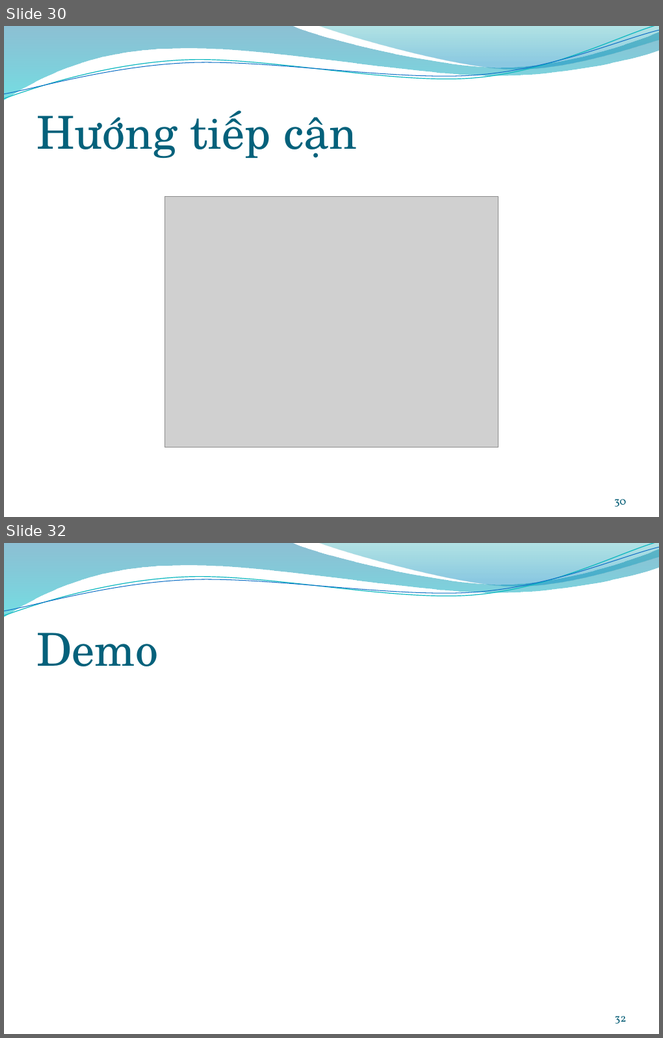
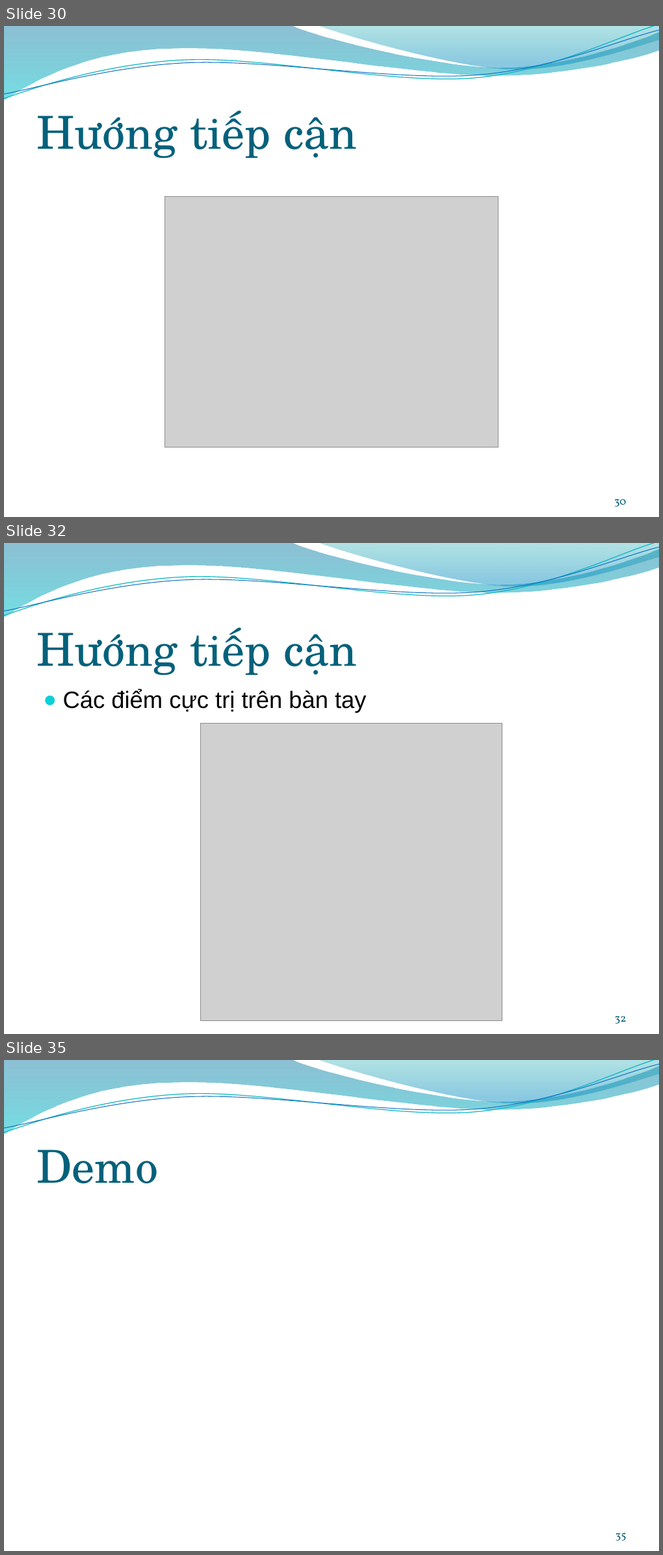
Before and after one commit to trianindiaputra/handgeometry, a slide deck: Documentation/presentation.pptx. Shown one above the other, each under a label of ours: slides 30 and 32 before the commit, slides 30, 32 and 35 after it; the slides between them are not shown. The pictures are 663x1038 and 663x1555 pixels, drawn with LibreOffice and Linux fonts; fonts in the diff are those of the drawing; grey boxes stand for pictures; background and template pictures are left out. Boxes give left, top, right and bottom in pixels: in the first picture for what was removed or moved away, otherwise in the second. Text is boxed around its words. In the diff, an @@ line names an element or a change of style, - is before the commit and + after.

```diff
--- a/Documentation/presentation.pptx
+++ b/Documentation/presentation.pptx
@@ slide 32 added at (x1=4, y1=543, x2=659, y2=1034), background picture (left out); not listed: 4 template elements that a slide beside it also shows @@
@@ title added at (x1=36, y1=627, x2=357, y2=676), 50 pt, text #04617B @@
+Hướng tiếp cận
@@ text added at (x1=63, y1=690, x2=367, y2=713), 26 pt, text #000000 @@
+● Các điểm cực trị trên bàn tay
@@ picture added at (x1=200, y1=723, x2=502, y2=1021) @@
@@ page number added at (x1=615, y1=1016, x2=627, y2=1024), 12 pt, text #045D75 @@
+32
@@ what was slide 32 is now slide 35 @@
@@ page number at (x1=616, y1=1533, x2=627, y2=1541): text changed @@
-32
+35
```
Also in this commit, not shown: 3 slides changed, 2 other slides added.
